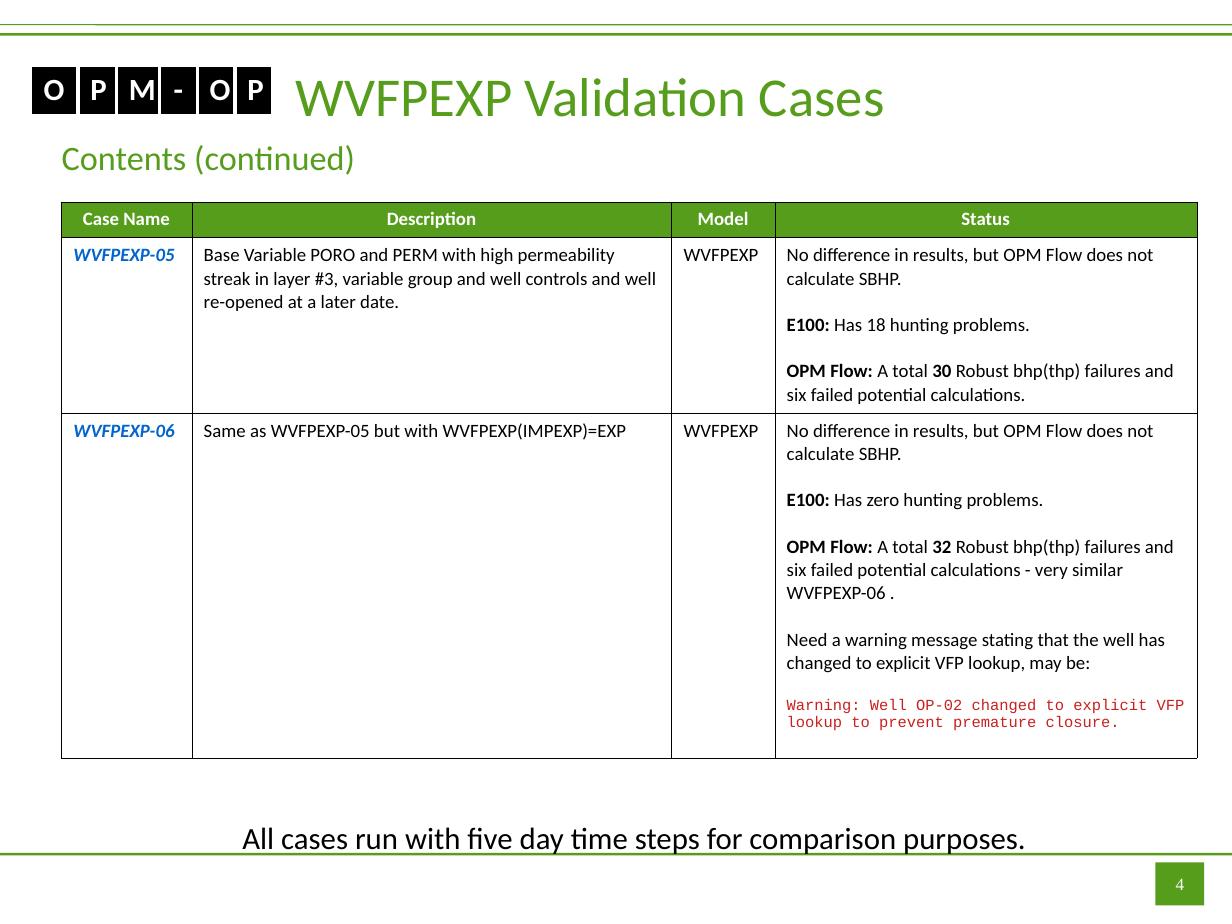
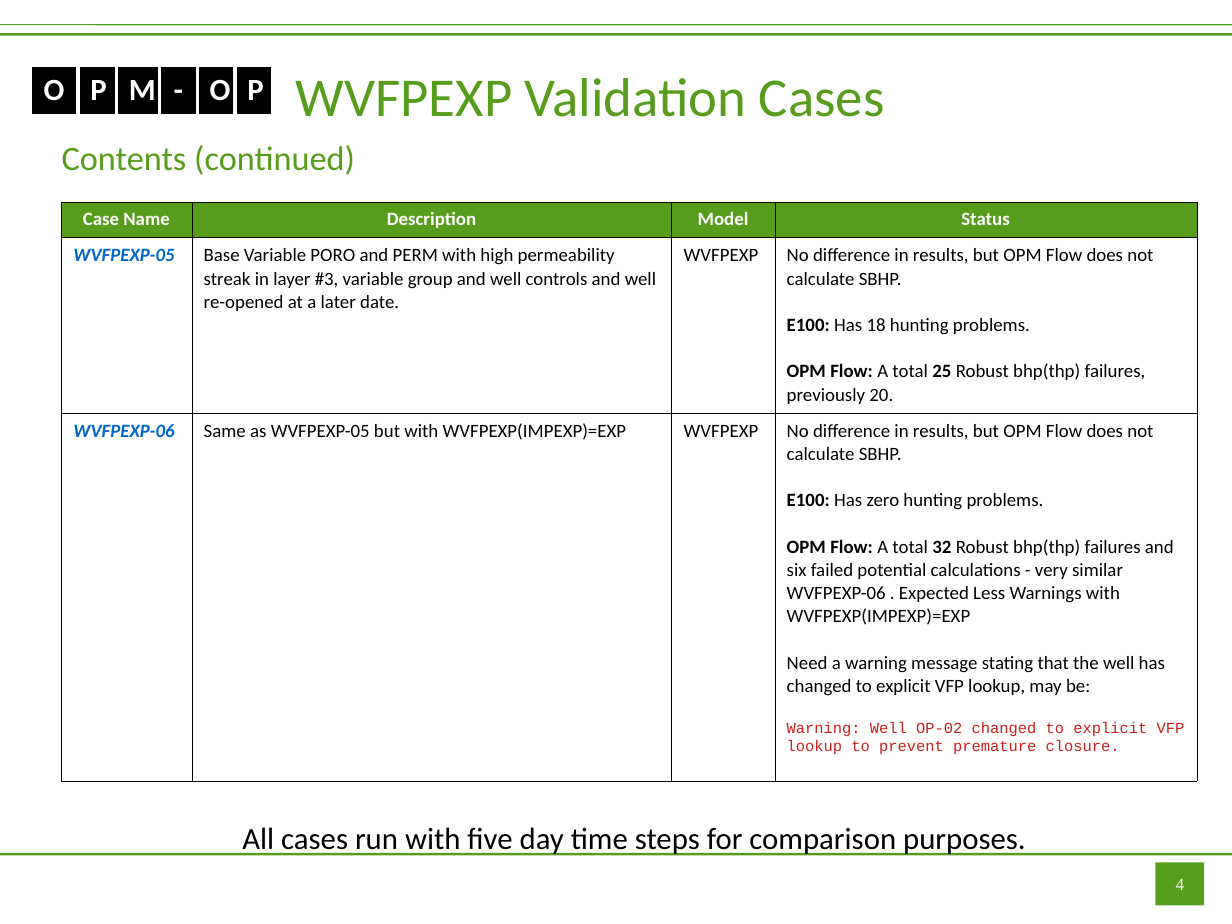
Before and after one commit to OPM/opm-tests, a slide deck: slide 4 of wvfpexp/WVFPEXP.odp. Drawn at 1232x924 pixels with LibreOffice and Linux fonts; fonts in the diff are those of the drawing. Boxes give left, top, right and bottom in pixels: in the first picture for what was removed or moved away, otherwise in the second. Text is boxed around its words. In the diff, an @@ line names an element or a change of style, - is before the commit and + after.

Commit message:
WVFPEXP Update based on Master
1.  Even if WVFPEXP(CONTROL)=YES, if the well cannot flow at the calculated rate it should be SHUT/STOPPED. To be clear, the well is allowed to die if the IPR does not intersect the VFP curve at the constrained rate.
2.  BHP is not reported when the well is not flowing.
3.  In general well control modes are inconsistent with commercial simulator.
4.  Gas lift cases all have too much gas allocated at the start that creates numerical issues.
5.  OPM Flow needs a warning message stating that the well VFP table lookup has changed to explicit to prevent premature closing.

```diff
--- a/wvfpexp/WVFPEXP.odp
+++ b/wvfpexp/WVFPEXP.odp
@@ table at (62,202,1199,758) @@
-row 2, column 4: No difference in results, but OPM Flow does not calculate SBHP. / E100: Has 18 hunting problems. / OPM Flow: A total 30 Robust bhp(thp) failures and six failed potential calculations.
+row 2, column 4: No difference in results, but OPM Flow does not calculate SBHP. / E100: Has 18 hunting problems. / OPM Flow: A total 25 Robust bhp(thp) failures, previously 20.
-row 3, column 4: No difference in results, but OPM Flow does not calculate SBHP. / E100: Has zero hunting problems. / OPM Flow: A total 32 Robust bhp(thp) failures and six failed potential calculations - very similar WVFPEXP-06 . / Need a warning message stating that the well has changed to explicit VFP lookup, may be: / Warning: Well OP-02 changed to explicit VFP lookup to prevent premature closure.
+row 3, column 4: No difference in results, but OPM Flow does not calculate SBHP. / E100: Has zero hunting problems. / OPM Flow: A total 32 Robust bhp(thp) failures and six failed potential calculations - very similar WVFPEXP-06 . Expected Less Warnings with WVFPEXP(IMPEXP)=EXP / Need a warning message stating that the well has changed to explicit VFP lookup, may be: / Warning: Well OP-02 changed to explicit VFP lookup to prevent premature closure.
```
Also in this commit, not shown: 32 other slides changed, 1 other file.
